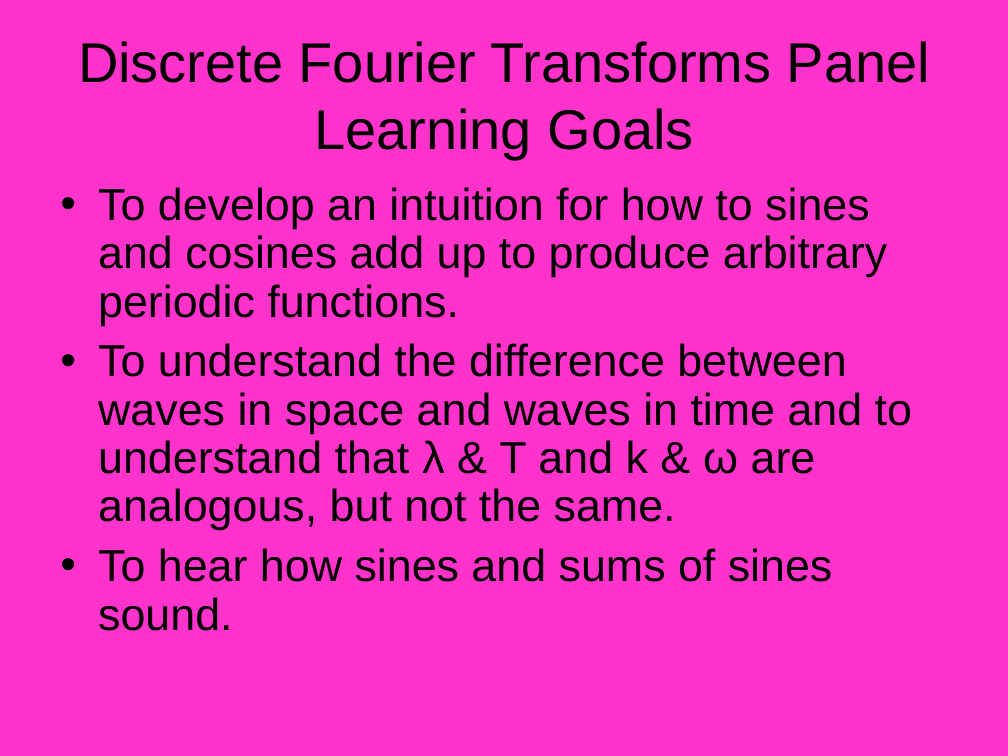
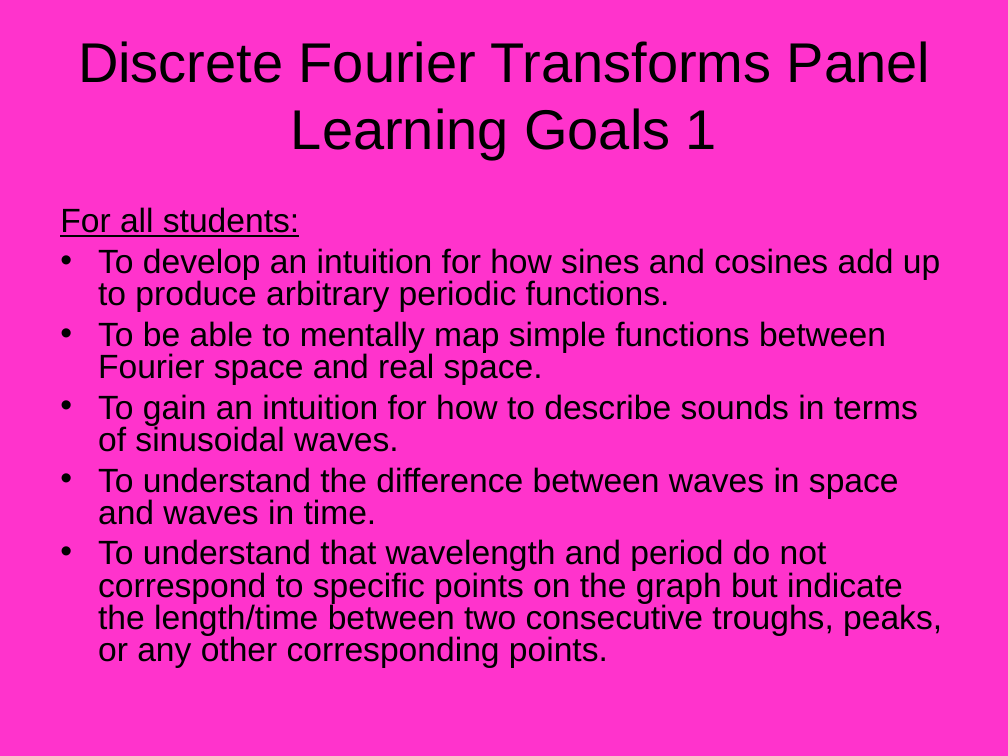
Before and after one commit to mleoking/PhET, a slide deck: slide 3 of fourier/doc/Fourier_Design_Outline.ppt. Drawn at 1008x756 pixels with LibreOffice and Linux fonts; fonts in the diff are those of the drawing. Boxes give left, top, right and bottom in pixels: in the first picture for what was removed or moved away, otherwise in the second. Text is boxed around its words. In the diff, an @@ line names an element or a change of style, - is before the commit and + after.

Commit message:
updated design from Sam McKagan, based on 5/4/2005 input from Fourier team

```diff
--- a/fourier/doc/Fourier_Design_Outline.ppt
+++ b/fourier/doc/Fourier_Design_Outline.ppt
@@ title at (78,41,930,159): text changed @@
-Discrete Fourier Transforms Panel
-Learning Goals
+Discrete Fourier Transforms Panel
+Learning Goals 1
@@ text at (60,207,942,668): text changed; size 32 to 24 pt @@
-• To develop an intuition for how to sines and cosines add up to produce arbitrary periodic functions.
-• To understand the difference between waves in space and waves in time and to understand that λ & T and k & ω are analogous, but not the same.
-• To hear how sines and sums of sines sound.
+For all students:
+• To develop an intuition for how sines and cosines add up to produce arbitrary periodic functions.
+• To be able to mentally map simple functions between Fourier space and real space.
+• To gain an intuition for how to describe sounds in terms of sinusoidal waves.
+• To understand the difference between waves in space and waves in time.
+• To understand that wavelength and period do not correspond to specific points on the graph but indicate the length/time between two consecutive troughs, peaks, or any other corresponding points.
```
Also in this commit, not shown: 10 other slides changed, 16 slides added, 6 slides removed.
